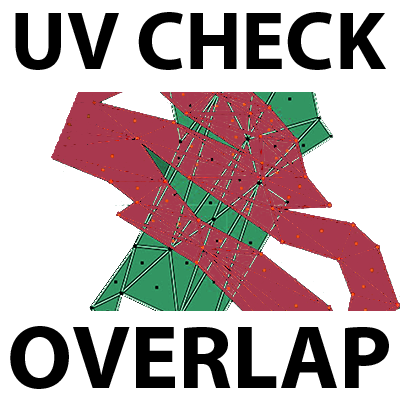
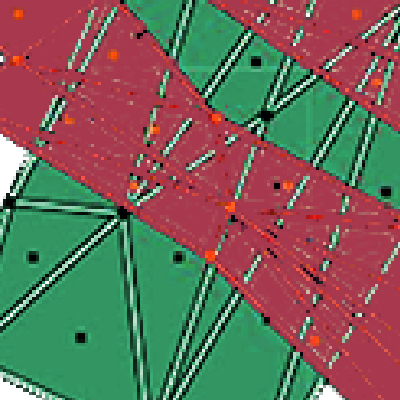
Layer changes from the first w=400, h=400 image to the second:
painted on "Color Fill 1" over [0, 0, 400, 400]
painted on "Color Fill 2" over [0, 0, 400, 400]
painted on "maxresdefault (3)" over [0, 0, 400, 400]
hid "UV CHECK" over [15, 12, 386, 70]
hid "OVERLAP" over [10, 326, 389, 389]
